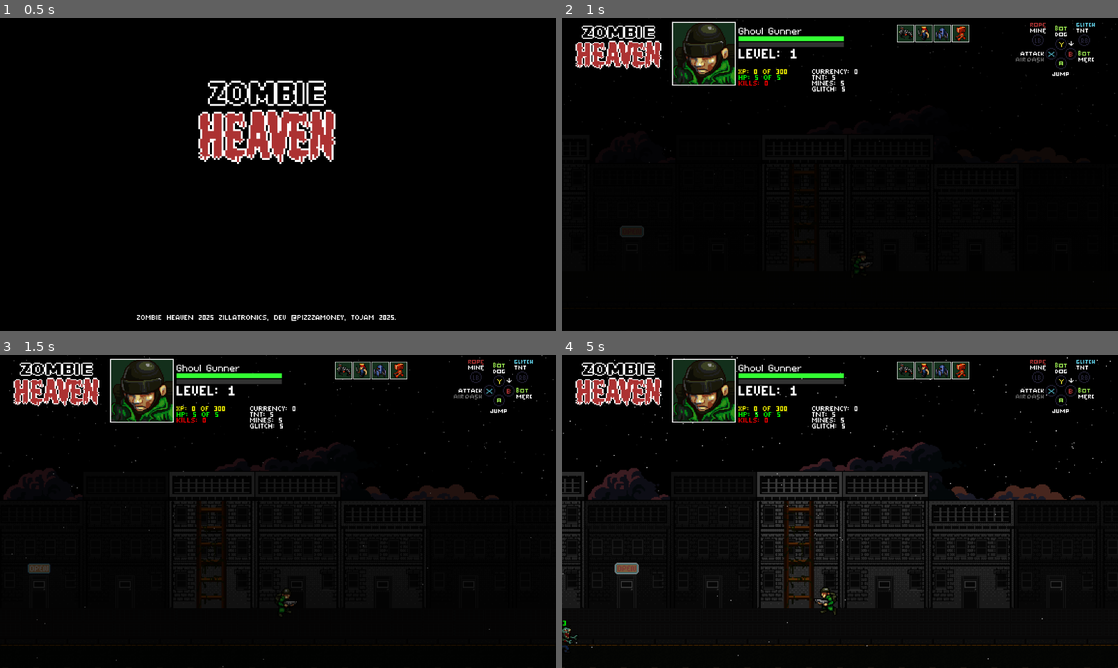
Above: before the commit, frames 1-4 (two rows, left to right).
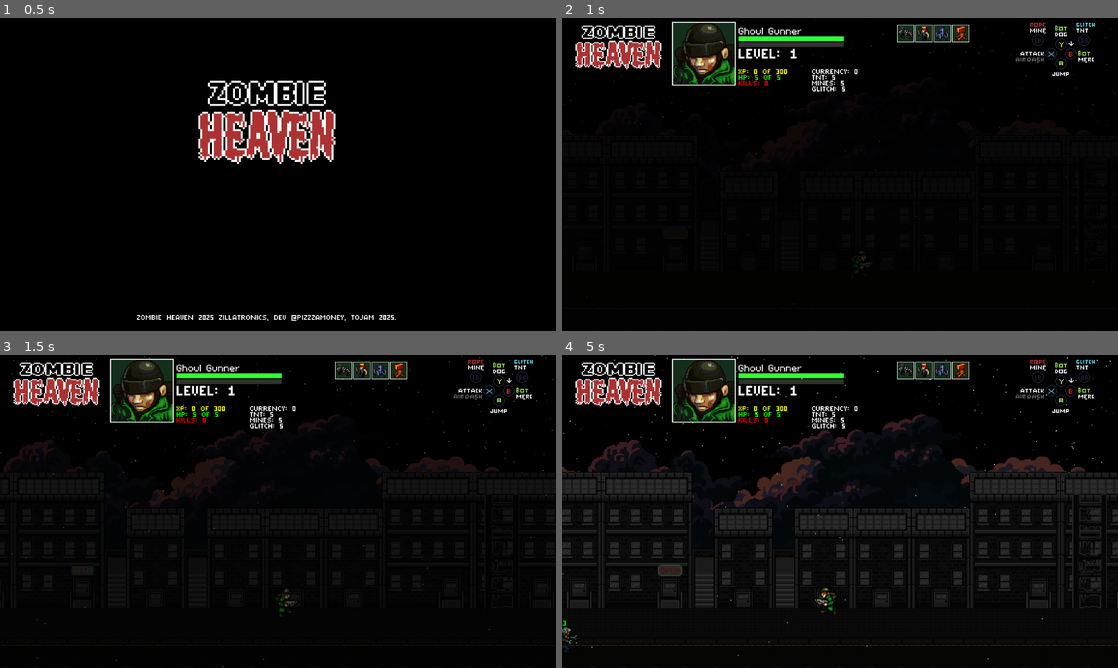
Above: after the commit, the same moments.

Repository: Tekknobot/ZombieSlug
Game: Godot game, scene res://Scenes/Titlescreen.tscn
Two runs of this game, one before a commit and one after it. Both use one fixed random seed, a clock stepped at 60 frames per second and the inputs below.
Inputs:
- Up to frame 1 (0.5 s): no input
- Up to frame 2 (1 s): tap Enter (ui_accept) at 0.5, 0.77 s; hold Right (ui_right) from 0.53 s (still down)
- Up to frame 3 (1.5 s): release Right (ui_right) at 1.28 s; hold Down (ui_down) from 1.28 s (still down)
- Up to frame 4 (5 s): tap Enter (ui_accept) at 1.52, 3.02, 3.77, 4.52 s; release Down (ui_down) at 2.03 s; hold Right (ui_right) 2.03-2.78 s; hold Up (ui_up) 2.78-3.53 s; hold Left (ui_left) from 3.53 s (still down)

Frame 1 is identical in both runs. In frame 2, 0.1% of the frame differs, in the area x 10-100%, y 24-70%; in frame 3, 2.3%; in frame 4, 13%, in the area x 0-100%, y 0-81%.

Commit message:
Update background.

Diff:
--- a/Scenes/Main.tscn
+++ b/Scenes/Main.tscn
@@ -422,4 +422,4 @@
 [node name="BlockManager" type="Node2D" parent="."]
 script = ExtResource("20_omn77")
 block_scene = ExtResource("20_5cnqw")
-block_width = 800.0
+block_width = 910.0
--- a/Scenes/Sprites/block.tscn
+++ b/Scenes/Sprites/block.tscn
@@ -20,20 +20,14 @@
 [ext_resource type="Texture2D" uid="uid://ccycdmmuumvs" path="res://Assets/Backgrounds/open_sign/open_sign7.png" id="20_8vq8q"]
 [ext_resource type="Texture2D" uid="uid://b0i0weiro5tlo" path="res://Assets/Backgrounds/open_sign/open_sign8.png" id="21_3vbep"]
 
-[sub_resource type="RectangleShape2D" id="RectangleShape2D_5n51e"]
-size = Vector2(1, 31)
-
-[sub_resource type="RectangleShape2D" id="RectangleShape2D_fvqbu"]
-size = Vector2(88, 23)
-
 [sub_resource type="RectangleShape2D" id="RectangleShape2D_b2ff3"]
-size = Vector2(88, 23)
+size = Vector2(55.5, 2.4375)
 
 [sub_resource type="RectangleShape2D" id="RectangleShape2D_nthry"]
-size = Vector2(90, 20)
+size = Vector2(281, 2)
 
 [sub_resource type="RectangleShape2D" id="RectangleShape2D_bv03j"]
-size = Vector2(266.5, 22)
+size = Vector2(178, 2)
 
 [sub_resource type="GDScript" id="GDScript_yvgv7"]
 script/source = "extends StaticBody2D
@@ -60,7 +54,34 @@
 "
 
 [sub_resource type="RectangleShape2D" id="RectangleShape2D_4cnwb"]
-size = Vector2(267, 20)
+size = Vector2(279.5, 2)
+
+[sub_resource type="GDScript" id="GDScript_05l5u"]
+script/source = "extends StaticBody2D
+
+@export var one_way_margin: float = 2.0
+
+func _ready() -> void:
+	var cs = $CollisionShape2D
+	# Expect that in the editor you've drawn a RectangleShape2D
+	var rect = cs.shape as RectangleShape2D
+	if rect:
+		# grab half-width from your editor shape
+		var half_w = rect.extents.x
+		# build a matching segment so there are no side walls
+		var seg = SegmentShape2D.new()
+		seg.a = Vector2(-half_w, 0)
+		seg.b = Vector2( half_w, 0)
+		cs.shape = seg
+	else:
+		push_warning(\"Roof.gd: expected CollisionShape2D.shape to be RectangleShape2D\")
+	cs.one_way_collision = true
+	cs.one_way_collision_margin = one_way_margin
+	add_to_group(\"Roof\")
+"
+
+[sub_resource type="RectangleShape2D" id="RectangleShape2D_c4weh"]
+size = Vector2(51, 2.4375)
 
 [sub_resource type="ShaderMaterial" id="ShaderMaterial_v713k"]
 shader = ExtResource("5_6w86t")
@@ -81,7 +102,7 @@
 shader_parameter/glow_color = Vector3(1, 0.8, 0.2)
 
 [sub_resource type="RectangleShape2D" id="RectangleShape2D_d2peu"]
-size = Vector2(2, 33)
+size = Vector2(2, 24)
 
 [sub_resource type="SpriteFrames" id="SpriteFrames_7i0my"]
 animations = [{
@@ -118,55 +139,20 @@
 [node name="Block" type="Node2D"]
 
 [node name="Roofs" type="Node2D" parent="."]
-position = Vector2(0, -17)
+position = Vector2(-21, -17)
 
 [node name="Ladder" parent="Roofs" instance=ExtResource("8_knsow")]
-position = Vector2(-197, 40)
+position = Vector2(-178, 40)
 
 [node name="Ladder2" parent="Roofs" instance=ExtResource("8_knsow")]
-position = Vector2(70, 40)
-
-[node name="Wall" type="StaticBody2D" parent="Roofs"]
-position = Vector2(-232, -60)
-
-[node name="CollisionShape2D" type="CollisionShape2D" parent="Roofs/Wall"]
-position = Vector2(-9.5, -16.5)
-shape = SubResource("RectangleShape2D_5n51e")
-
-[node name="Wall2" type="StaticBody2D" parent="Roofs"]
-position = Vector2(-143, -60)
-
-[node name="CollisionShape2D" type="CollisionShape2D" parent="Roofs/Wall2"]
-position = Vector2(-9.5, -16.5)
-shape = SubResource("RectangleShape2D_5n51e")
-
-[node name="Wall3" type="StaticBody2D" parent="Roofs"]
-position = Vector2(-54, -60)
-
-[node name="CollisionShape2D" type="CollisionShape2D" parent="Roofs/Wall3"]
-position = Vector2(-9.5, -16.5)
-shape = SubResource("RectangleShape2D_5n51e")
-
-[node name="Wall4" type="StaticBody2D" parent="Roofs"]
-position = Vector2(213, -60)
-
-[node name="CollisionShape2D" type="CollisionShape2D" parent="Roofs/Wall4"]
-position = Vector2(-9.5, -5.5)
-shape = SubResource("RectangleShape2D_5n51e")
-
-[node name="Roof" type="StaticBody2D" parent="Roofs" groups=["Roof"]]
-script = ExtResource("9_yn6pc")
-
-[node name="CollisionShape2D" type="CollisionShape2D" parent="Roofs/Roof"]
-position = Vector2(-197, -91.5)
-shape = SubResource("RectangleShape2D_fvqbu")
+position = Vector2(392, 40)
 
 [node name="Roof3" type="StaticBody2D" parent="Roofs" groups=["Roof"]]
 position = Vector2(-88, 30)
 script = ExtResource("9_yn6pc")
 
 [node name="CollisionShape2D" type="CollisionShape2D" parent="Roofs/Roof3"]
-position = Vector2(-197, -91.5)
+position = Vector2(-241.75, -89.2188)
 shape = SubResource("RectangleShape2D_b2ff3")
 
 [node name="Roof4" type="StaticBody2D" parent="Roofs" groups=["Roof"]]
@@ -174,7 +160,7 @@
 script = ExtResource("9_yn6pc")
 
 [node name="CollisionShape2D" type="CollisionShape2D" parent="Roofs/Roof4"]
-position = Vector2(-196, -67)
+position = Vector2(-249.5, -102)
 shape = SubResource("RectangleShape2D_nthry")
 
 [node name="Roof5" type="StaticBody2D" parent="Roofs" groups=["Roof"]]
@@ -182,7 +168,7 @@
 script = ExtResource("9_yn6pc")
 
 [node name="CollisionShape2D" type="CollisionShape2D" parent="Roofs/Roof5"]
-position = Vector2(-53.75, -69)
+position = Vector2(55, -35)
 shape = SubResource("RectangleShape2D_bv03j")
 
 [node name="Roof6" type="StaticBody2D" parent="Roofs" groups=["Roof"]]
@@ -190,8 +176,16 @@
 script = SubResource("GDScript_yvgv7")
 
 [node name="CollisionShape2D" type="CollisionShape2D" parent="Roofs/Roof6"]
-position = Vector2(-107.5, -67)
+position = Vector2(-35.25, -102)
 shape = SubResource("RectangleShape2D_4cnwb")
+
+[node name="Roof7" type="StaticBody2D" parent="Roofs" groups=["Roof"]]
+position = Vector2(268, 30)
+script = SubResource("GDScript_05l5u")
+
+[node name="CollisionShape2D" type="CollisionShape2D" parent="Roofs/Roof7"]
+position = Vector2(-235.5, -88)
+shape = SubResource("RectangleShape2D_c4weh")
 
 [node name="Floor" type="Node2D" parent="."]
 position = Vector2(0, -17)
@@ -308,6 +302,18 @@
 position = Vector2(0, 2)
 shape = SubResource("RectangleShape2D_kr8lm")
 
+[node name="Tile62" type="StaticBody2D" parent="Floor/Sidewalk_A/Tile62" groups=["Floor"]]
+z_index = -100
+position = Vector2(-32, 0)
+
+[node name="Sprite2D" type="Sprite2D" parent="Floor/Sidewalk_A/Tile62/Tile62"]
+material = SubResource("ShaderMaterial_v713k")
+texture = ExtResource("10_uon5u")
+
+[node name="CollisionShape2D" type="CollisionShape2D" parent="Floor/Sidewalk_A/Tile62/Tile62"]
+position = Vector2(0, 2)
+shape = SubResource("RectangleShape2D_kr8lm")
+
 [node name="Tile63" type="StaticBody2D" parent="Floor/Sidewalk_A" groups=["Floor"]]
 z_index = -100
 position = Vector2(-304, 0)
@@ -413,6 +419,30 @@
 texture = ExtResource("10_uon5u")
 
 [node name="CollisionShape2D" type="CollisionShape2D" parent="Floor/Sidewalk_A/Tile135"]
+position = Vector2(0, 2)
+shape = SubResource("RectangleShape2D_kr8lm")
+
+[node name="Tile136" type="StaticBody2D" parent="Floor/Sidewalk_A" groups=["Floor"]]
+z_index = -100
+position = Vector2(496, 0)
+
+[node name="Sprite2D" type="Sprite2D" parent="Floor/Sidewalk_A/Tile136"]
+material = SubResource("ShaderMaterial_v713k")
+texture = ExtResource("10_uon5u")
+
+[node name="CollisionShape2D" type="CollisionShape2D" parent="Floor/Sidewalk_A/Tile136"]
+position = Vector2(0, 2)
+shape = SubResource("RectangleShape2D_kr8lm")
+
+[node name="Tile145" type="StaticBody2D" parent="Floor/Sidewalk_A" groups=["Floor"]]
+z_index = -100
+position = Vector2(528, 0)
+
+[node name="Sprite2D" type="Sprite2D" parent="Floor/Sidewalk_A/Tile145"]
+material = SubResource("ShaderMaterial_v713k")
+texture = ExtResource("10_uon5u")
+
+[node name="CollisionShape2D" type="CollisionShape2D" parent="Floor/Sidewalk_A/Tile145"]
 position = Vector2(0, 2)
 shape = SubResource("RectangleShape2D_kr8lm")
 
@@ -624,6 +654,18 @@
 position = Vector2(0, 2)
 shape = SubResource("RectangleShape2D_kr8lm")
 
+[node name="Tile65" type="StaticBody2D" parent="Floor/Sidewalk_B" groups=["Floor", "Sidewalk"]]
+z_index = -100
+position = Vector2(-368, 0)
+
+[node name="Sprite2D" type="Sprite2D" parent="Floor/Sidewalk_B/Tile65"]
+material = SubResource("ShaderMaterial_v713k")
+texture = ExtResource("10_uon5u")
+
+[node name="CollisionShape2D" type="CollisionShape2D" parent="Floor/Sidewalk_B/Tile65"]
+position = Vector2(0, 2)
+shape = SubResource("RectangleShape2D_kr8lm")
+
 [node name="Tile63" type="StaticBody2D" parent="Floor/Sidewalk_B" groups=["Floor", "Sidewalk"]]
 z_index = -100
 position = Vector2(-304, 0)
@@ -729,6 +771,30 @@
 texture = ExtResource("10_uon5u")
 
 [node name="CollisionShape2D" type="CollisionShape2D" parent="Floor/Sidewalk_B/Tile135"]
+position = Vector2(0, 2)
+shape = SubResource("RectangleShape2D_kr8lm")
+
+[node name="Tile136" type="StaticBody2D" parent="Floor/Sidewalk_B" groups=["Floor", "Sidewalk"]]
+z_index = -100
+position = Vector2(496, 0)
+
+[node name="Sprite2D" type="Sprite2D" parent="Floor/Sidewalk_B/Tile136"]
+material = SubResource("ShaderMaterial_v713k")
+texture = ExtResource("10_uon5u")
+
+[node name="CollisionShape2D" type="CollisionShape2D" parent="Floor/Sidewalk_B/Tile136"]
+position = Vector2(0, 2)
+shape = SubResource("RectangleShape2D_kr8lm")
+
+[node name="Tile145" type="StaticBody2D" parent="Floor/Sidewalk_B" groups=["Floor", "Sidewalk"]]
+z_index = -100
+position = Vector2(528, 0)
+
+[node name="Sprite2D" type="Sprite2D" parent="Floor/Sidewalk_B/Tile145"]
+material = SubResource("ShaderMaterial_v713k")
+texture = ExtResource("10_uon5u")
+
+[node name="CollisionShape2D" type="CollisionShape2D" parent="Floor/Sidewalk_B/Tile145"]
 position = Vector2(0, 2)
 shape = SubResource("RectangleShape2D_kr8lm")
 
@@ -844,6 +910,18 @@
 position = Vector2(0, 8)
 shape = SubResource("RectangleShape2D_nfyna")
 
+[node name="Tile112" type="StaticBody2D" parent="Floor/Street" groups=["Street"]]
+z_index = -100
+position = Vector2(-368, 0)
+
+[node name="Sprite2D" type="Sprite2D" parent="Floor/Street/Tile112"]
+material = SubResource("ShaderMaterial_v713k")
+texture = ExtResource("11_soryi")
+
+[node name="CollisionShape2D" type="CollisionShape2D" parent="Floor/Street/Tile112"]
+position = Vector2(0, 8)
+shape = SubResource("RectangleShape2D_nfyna")
+
 [node name="Tile87" type="StaticBody2D" parent="Floor/Street" groups=["Street"]]
 z_index = -100
 position = Vector2(-304, 0)
@@ -1144,8 +1222,32 @@
 position = Vector2(0, 8)
 shape = SubResource("RectangleShape2D_nfyna")
 
+[node name="Tile113" type="StaticBody2D" parent="Floor/Street" groups=["Street"]]
+z_index = -100
+position = Vector2(496, 0)
+
+[node name="Sprite2D" type="Sprite2D" parent="Floor/Street/Tile113"]
+material = SubResource("ShaderMaterial_v713k")
+texture = ExtResource("11_soryi")
+
+[node name="CollisionShape2D" type="CollisionShape2D" parent="Floor/Street/Tile113"]
+position = Vector2(0, 8)
+shape = SubResource("RectangleShape2D_nfyna")
+
+[node name="Tile114" type="StaticBody2D" parent="Floor/Street" groups=["Street"]]
+z_index = -100
+position = Vector2(528, 0)
+
+[node name="Sprite2D" type="Sprite2D" parent="Floor/Street/Tile114"]
+material = SubResource("ShaderMaterial_v713k")
+texture = ExtResource("11_soryi")
+
+[node name="CollisionShape2D" type="CollisionShape2D" parent="Floor/Street/Tile114"]
+position = Vector2(0, 8)
+shape = SubResource("RectangleShape2D_nfyna")
+
 [node name="CloudsMover1" type="Node2D" parent="."]
-position = Vector2(-2, -90)
+position = Vector2(-2, -119)
 script = ExtResource("4_mwikq")
 range_x = 6.0
 freq_x = 0.1
@@ -1158,7 +1260,7 @@
 texture = ExtResource("6_3srtl")
 
 [node name="CloudsMover2" type="Node2D" parent="."]
-position = Vector2(150, -116)
+position = Vector2(150, -145)
 script = ExtResource("4_mwikq")
 range_x = 2.0
 
@@ -1172,16 +1274,16 @@
 [node name="ShopUI" parent="." instance=ExtResource("9_ep4gs")]
 
 [node name="Shop" type="Area2D" parent="." node_paths=PackedStringArray("shop_ui")]
-position = Vector2(-109, 11)
+position = Vector2(-64, 11)
 script = ExtResource("12_7wpgl")
 shop_ui = NodePath("../ShopUI")
 
 [node name="CollisionShape2D" type="CollisionShape2D" parent="Shop"]
-position = Vector2(0, -6.5)
+position = Vector2(0, -11)
 shape = SubResource("RectangleShape2D_d2peu")
 
 [node name="Cityblock" type="TextureRect" parent="."]
-modulate = Color(0.558954, 0.558954, 0.558954, 1)
+modulate = Color(0.252028, 0.252028, 0.252028, 1)
 z_index = -1000
 material = SubResource("ShaderMaterial_ma1bf")
 offset_left = -384.0
@@ -1191,6 +1293,6 @@
 texture = ExtResource("13_ogn1s")
 
 [node name="AnimatedSprite2D" type="AnimatedSprite2D" parent="Cityblock"]
-position = Vector2(275, 124)
+position = Vector2(320, 126)
 sprite_frames = SubResource("SpriteFrames_7i0my")
 autoplay = "default"
Binary file changed: Assets/Backgrounds/City_block.ase
Binary file changed: Assets/Backgrounds/City_block.png
